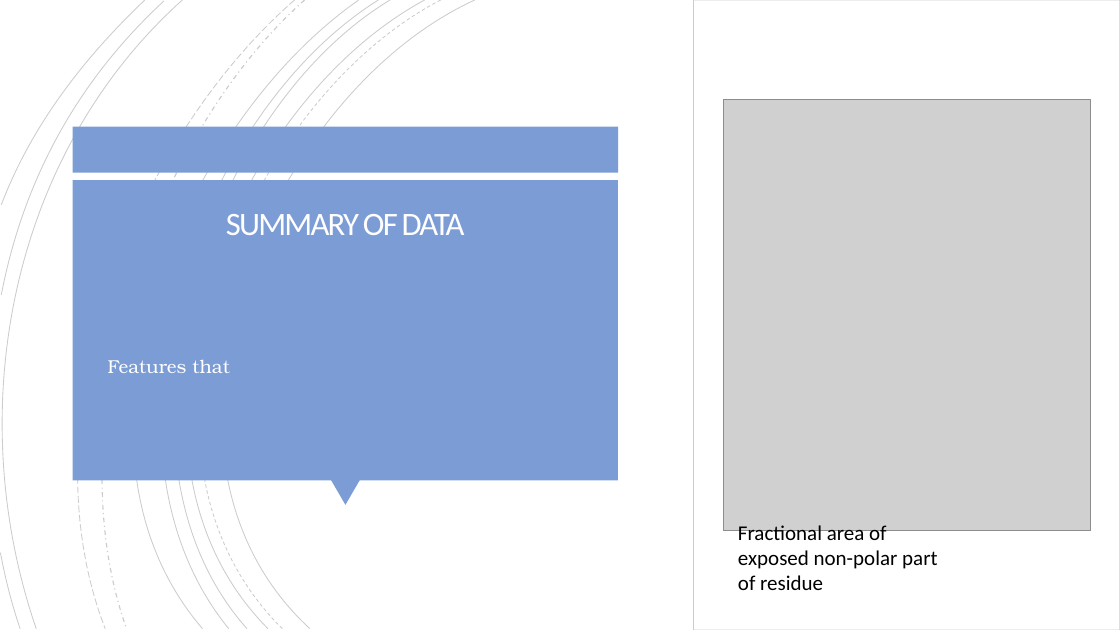
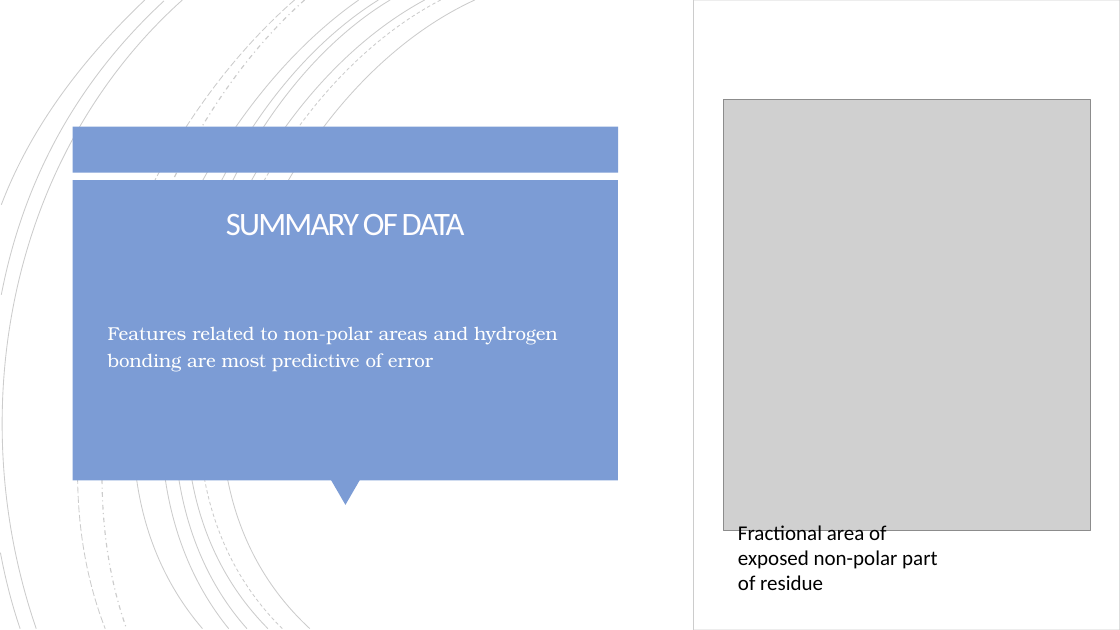
Before and after one commit to evandomingos/CASP-Protein-Prediction, a slide deck: slide 13 of Domingos Protein Prediction Presentation.pptx. Drawn at 1120x630 pixels with LibreOffice and Linux fonts; fonts in the diff are those of the drawing; grey boxes stand for pictures. Boxes give left, top, right and bottom in pixels: in the first picture for what was removed or moved away, otherwise in the second. Text is boxed around its words. In the diff, an @@ line names an element or a change of style, - is before the commit and + after.

```diff
--- a/Domingos Protein Prediction Presentation.pptx
+++ b/Domingos Protein Prediction Presentation.pptx
@@ text at box(108, 326, 558, 372): text changed @@
-▪ Features that
+▪ Features related to non-polar areas and hydrogen bonding are most predictive of error
```
Also in this commit, not shown: 1 other slide changed, 7 slides added.
